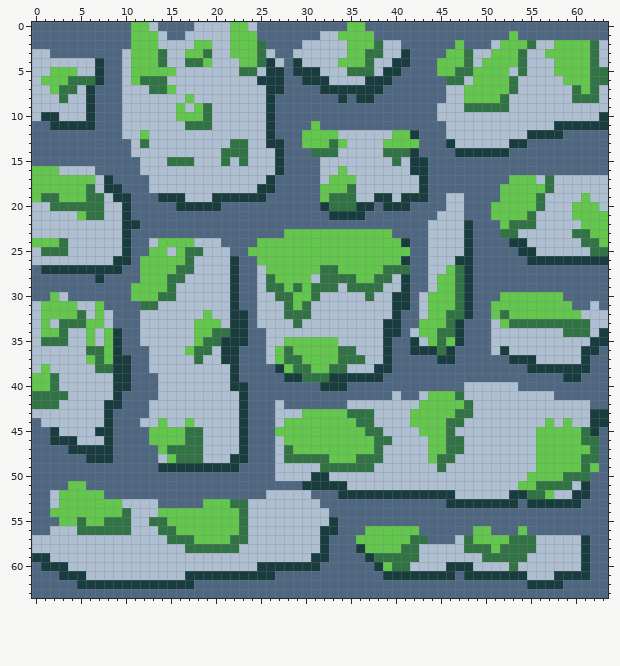
Edited in one commit: pixel-art sprite (images/mossy.png). That is the earlier state.
The file is 64x64 pixels.
And afterwards:
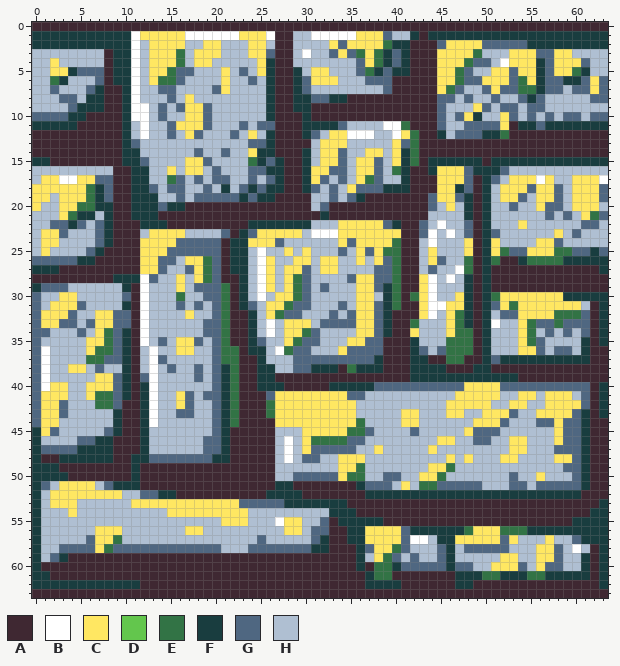
Palette (. is transparent): A #3f2832  B #ffffff  C #ffe762  D #63c64d  E #327345  F #193d3f  G #4f6781  H #afbfd2
Diff:
Changed rows in their new state; - is an unchanged pixel.
first column x 0:
 0 AAAAAAAAAAAAAAAAAAAAAAAAAAAAAAAAAAAAAAAAAAAAAAAAAAAAAAAAAAAAAAAA
 1 FFFFFFFFFFFBCCCCCBBBBBBCCCBAAHHBBBBBCCC-HHFAFFFFFFFFFFFFFFFFFFFF
 2 FFFFFFFFFFFBHCCCC-HCC-HHCCHAAH---CGCCCCEFFAAA-CCCC-GGGGFFFFFFFFF
 3 --HHHHHHAFFBHCCCEHCCC-HHCCGAA-B--GCGEC-FG-AAACCCCE-HHCCCGGCCHHH-
 4 --C----HAFFBHCCCEHCC---HHC-AAH----HHGCEFG-AAACCC-GGHBCCCFGCCCGH-
 5 --CCFGGGAFFBHCCEGG---C-GHC-AA-HCC--HG-FG-FAAACC-GHHCCGCCFGCCEFHH
 6 -HEFHHHGAFFBHC-EG----C--GH-AAFGCCC---GGGAAAAACC-GGCCCGECFGGFFGCG
 7 --GHH-GFAAFB-HGG----GC-----AAF-HHHHHHHH-AAAAACEGHHGCGGEEFGG-GGCG
 8 ---GG--FAAFB---G-C---------AAFF--F-AAAAAAAAAA-G-GHHGH-GFG---HHGG
 9 ----GF-FAAFBB-G-GCCG-------AAFFAAAAAAAAAAAAAAG--HCGHGG-GG-------
10 GGGGFFAAAAFBB-G-HCCG-------AAAFAAAAAAAAAAAAAAG-GCF--CG-G-G-GG-GG
11 FF---AAAAAF-B--GCCCG---G-GGAAAFFFF-HHHHBBEAAA---GGGGCAFFGF------
12 AAAAAAAAAAF-B--G-CG---G-C--AAAFGHCCBBB--BCEAAF-GGGFFEAAAAAAAAAAA
13 AAAAAAAAAAFGH---------HHGG-AAAAHCCC----HCGEAAAAAAAAAAAAAAAAAAAAA
14 AAAAAAAAAAFF------G--GHHCFFAAAFHCCG--CCHCFEAAAAAAAAAAAAAAAAAAAAA
15 FFAAAAAAAAFFG--HHCCG-H-HEFG-AAFHCCG-CCG-CFEAFFFFFFAFFFFFFFFFFFFF
16 HHH----HHAAFF--C-CC-G---GGF-AAFCCGG-CCG-EFAAFCCC-FFF-HHHHHHHHHHH
17 HCCBBCCGGAAFF--EG-G-GG--G-GFAAFCGHGHCEG--FAAACCC-AF-HCCCBC--CCCB
18 CCCCCC-FGAAFFG-GG--G-F-GFG-FAAF-HGHCGGGFFFAAACCF-AFHCCCGCCG-CCCG
19 CCHCCC-FGAAFFFHHG-GGGGG-G-FAAAAHHGHGFAAAAAAA-CCGFAFHCCGHCCG-CCCG
20 C-HCC--FFAAFFF-F-AAAAAAAAAAAAAAHGAAAAAAAAAAA-HC-FAFHHGHHCGG-CCC-
21 ---CEFFHFAAFFFAAAAAAAAAAAAAAAAAAFAAAAAAAAAAAH---FAFHHHHH-G-GHCEG
22 --GGFG-GFAAAFFFAAAAAAAAAFFFFFFFHHHCCCCC-FAA--B--GAFHHHCH-----GGH
23 -CCG---GFAAAHCCCCHHHH-AF-CCCCCHBBBCCCCCCCAA-B-B-GAF-HH----C-GHHH
24 HCCH---GFAAACCCCGGGGGAFFCCCGHHHHHHCGCCCCEAAHB---CAFCHHH-CCG--HHH
25 -CHH--GFAAAACCCGGGGGGAFFHBHHCHCHHHGHCGCEEAAHC---CAFCE-GCCCEEGGFG
26 GGGGGFFAAAAACCGGHCCEGA-FHBCHHCCHCCHHCHCGEAAHCG-HEAFEAAFEEEE-----
27 F--AAAAAAAAACCGHHGCEGA-FHBCHCCGHCCHHHHGG-AAHG-HBEAFAAAAAAAAAAAAF
28 AAAAAAAAAFFFBGHHC-CEGAAFHBCHCEG-HHHGCCGGEAACBHBH-AFAAAAAAAAAAAAA
29 F---HHHHHHFABHHHC-GGGEAFHBCHC-GHGH-HCCGFEAACBHHH-AFAAAAAAAAAAAAA
30 -HHCCHHHHH-ABHHHE--GGEAFHB-CCEGH----CC-FEAECBHHC-AFECCCCCCCFFFFF
31 GHCCCG-HHHFABH--G-G-GEAF--CC-GG---G-CCGFEAACBBCC-AFGCECCCCCCCHAF
32 GCCCGH-CC--AB----C-HGEAAF-CEGGH--G-GCCGFAAACBHC--AFHGGCCCCEEEGAF
33 GCCGGHGCC--AB-----HGGEAAF-B-CCC-GGGGCCG-AAEHHHCEFAFBHHC-GG-GGGAF
34 GGHH-GHCEGFAB-----HGG-AAFHB-CCEG----CCG-AACHHHCEEAF---CE-G-GHGA-
35 GHHH--CCEGFAB-G-CCGHGEAAF---CEGGHH-CCGGAAA--HHEEEAF---CEG----FA-
36 GB----C-EGFAHB--CCHHGEEAFF-B-GGHHHCGGGGAAA-GHGEEEAF-H-CCG-GG--AA
37 GB----E-GG-AHBG---H-GEEAAF-HHGGGGGGGGGFAAAFFAAEEAAF-F---FFFFF-AA
38 GB--CC-GHH-AHB-G--G-GFEAAFFHHGGFFFAEFF-AAAFFFFAAAFFAAAAAAAAAAAAA
39 GBH----CCG-A-B----G-GFEAAFFAAAAAAAAAAAAAAAFFFFFFFFFFFFAAAAAAAAAA
40 GBCC--CCCG-AFB------GFEAAFFFAAAAA--FFF----------CCCCGG--------AF
41 GCCC--CEEGFAFB--CG-GGFEAAA-CCCCCCCC--HHH-HH-HHHCCCCC--CC-CCCH-AF
42 GCCG---EEGAAFB--CG--GFEAAAECCCCCCCCC-------HHHCCCCC--CC--CCCCGAF
43 GCCG----HFAAFB--GG--GFEAAAECCCCCCCCCHH---CCHHHCCH-CCCG--CCCCGFA-
44 -CC-----HFAAFBH--H--GFEAAAACCCCCCCCC-H---CCHHHHH-CCCG---GGCGGFAA
45 FCG----HGFAAFHHHHHH-GFAAAAAHHHCCCCCEEGH---GHHHH-CGGG----HHCGGFAA
46 FHHHHGGF-AAAFHHHHHHGGFAAAAA-BHCEEEEGGHHH----HCCH-GG--CC-HHCGGFAA
47 F---G----AAAFHHHHHHGGFAAAAA-BHCGGGGGHHC-----CHHH-----CC-HHGGGFAA
48 FAAFFF---AAFF-GGGGGGFFAAAAA-BHGGHHCCCHH-----HHC-C---CC--HHCCGFAA
49 FFFAAAAAAAAFAAAAAAAAAAAAAAA-----HHCC-H------CCE---------HHHGGFAA
50 FFFFAAAAAAAFAAAAAAAAAAAAAAA--GGGGGCEE--GG--CCE-------G-HCHHHGFAA
51 F-HCCCCH-FFFAAAAAAAAAAAAAAAFFAAAAAAAFGGG-C-EEGGGGG---GGHGGGGG-AA
52 FHCCCCCCCCHH--FFAAAAAAAAAAFFFFAAAAAAA----------FFFFFF--FFFFF-AAA
53 FHCCCHHHHH-CCCCCCCCCCCCGGGGGFFFFFFFAAAAAAAAAAAAAAAAAAAAAAAAAAAAF
54 FHHHCHHHHHH---HCCCCCCCCC---------FFFAAAAAAAAAAAAAAAAAAAAAAAAAAFF
55 FHHHHHHHHHH--HHHHHHHHCCC---BCC--GAFFFFFAAAAAAAAAAAAAAAAAAAAAFFFF
56 FH---HHCCCH---HHHCCHHHHH----CC-GGAAFFCCCCGFFFFFFECCCEEEFFFFFFFFF
57 F-----GCCE-----HHHHHHHHH-G-----G-AAFFCCCCGBBHFFCCCCCGCHH-C--G-FF
58 F--GGGGCEGGGGGGGGGGGGHH-GGGGGGGF-AAA-GCCEGH--GF-GGGGGHHHCCG-BHAF
59 -HGFAAAAAAAAAAAAAAAAAAAAAAAAAAAAAAAAFHC-GHG--GF---HHCCH-CCG---AF
60 FAAAAAAAAAAAAAAAAAAAAAAAAAAAAAAAAAAAFAEEFGGGGG-GG--CCCG-CGG---AF
61 FFAAAAAAAAAAAAAAAAAAAAAAAAAAAAAAAAAAAFEEAAAAAAAF--EE---EEF----AF
62 FFFFF-------AAAAAAAAAAAAAAAAAAAAAAAAAFFFFAAAAAAFFAAAAAAAAAAAAAAF
63 AAAAAAAAAAAAAAAAAAAAAAAAAAAAAAAAAAAAAAAAAAAAAAAAAAAAAAAAAAAAAAAA
